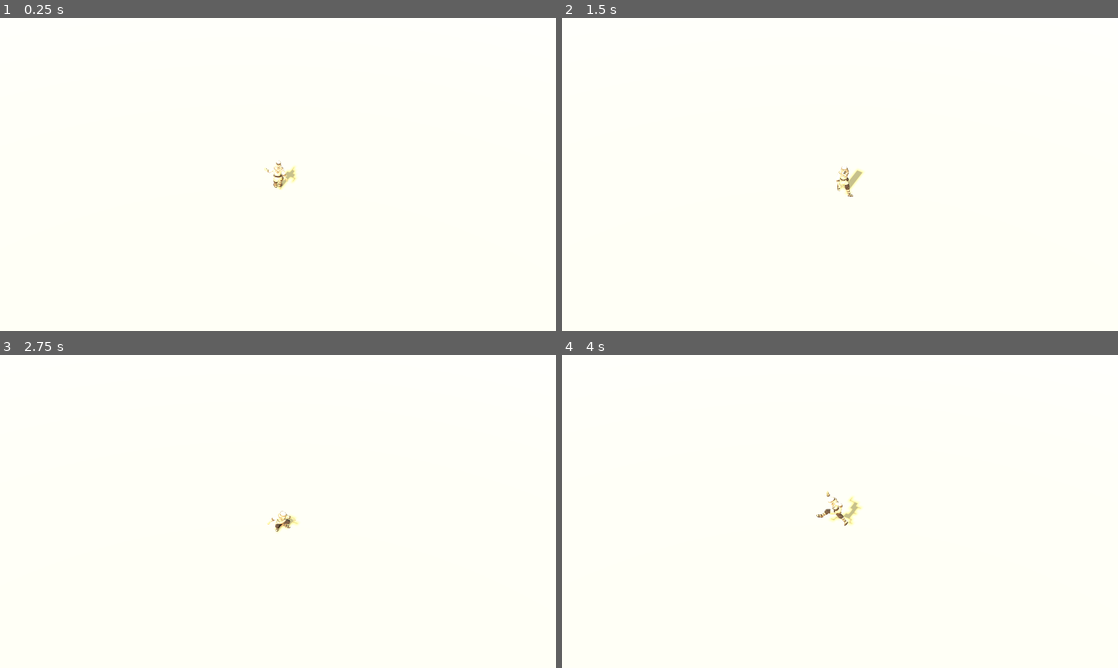
Above: before the commit, frames 1-4 (two rows, left to right).
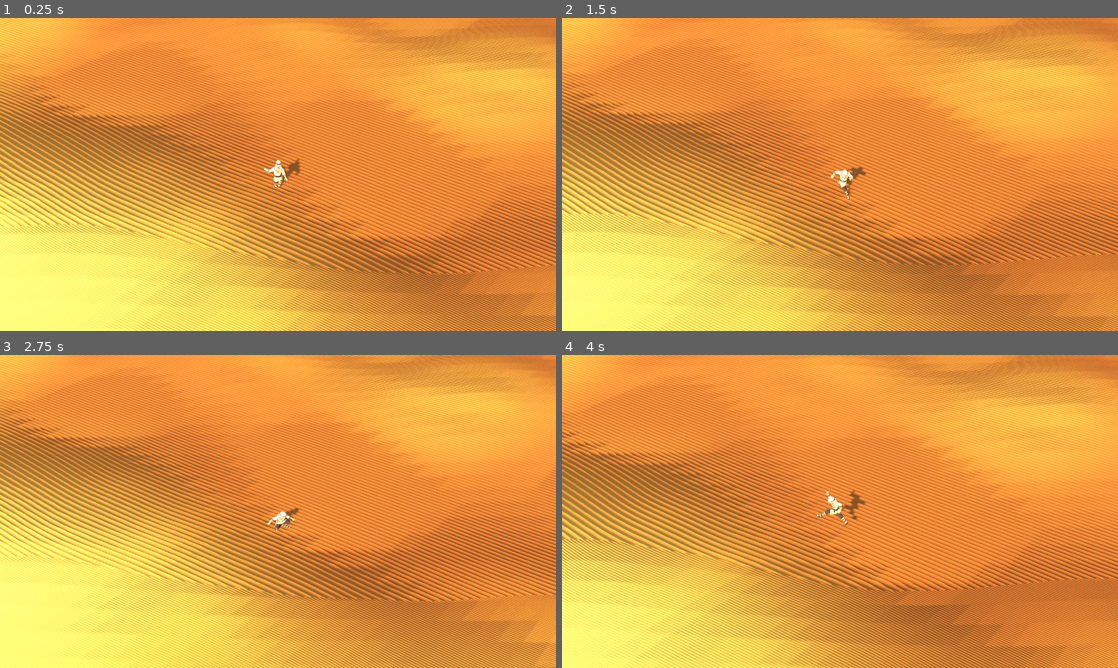
Above: after the commit, the same moments.

Repository: jmelvin92/shaiba
Game: Godot game, scene res://scenes/world/world.tscn
Same seed, same stepped clock (60 frames per second), same inputs: the game is played once before the commit and once after it.
Inputs (mouse positions are in pixels of both pictures, inside the frame that each line leads up to):
- Up to frame 1 (0.25 s): no input
- Up to frame 2 (1.5 s): move the mouse to (962, 158) at 0.52 s; hold D (move_right) 0.53-1.28 s; hold Mouse wheel up (camera_zoom_in) 0.53-1.28 s; tap Space (jump) at 0.77 s; move the mouse to (728, 190) at 1.27 s; hold S (move_down) from 1.28 s (still down); tap Mouse wheel down (camera_zoom_out) at 1.35 s
- Up to frame 3 (2.75 s): tap Space (jump) at 1.52 s; move the mouse to (333, 442) at 2.02 s; release S (move_down) at 2.03 s; hold D (move_right) from 2.03 s (still down); hold Ctrl (crouch) from 2.03 s (still down)
- Up to frame 4 (4 s): move the mouse to (812, 574) at 2.77 s; release D (move_right) at 2.78 s; release Ctrl (crouch) at 2.78 s; hold W (move_up) 2.78-3.53 s; tap Shift (sprint) at 2.85 s; tap Space (jump) at 3.02, 3.77 s; move the mouse to (1006, 558) at 3.52 s; hold A (move_left) from 3.53 s (still down); hold Mouse wheel up (camera_zoom_in) from 3.53 s (still down)

The runs differ from the first frame. In frame 1, 100% of the frame differs, in the area x 0-100%, y 0-100%; in frame 2, 100%; in frame 3, 100%; in frame 4, 100%.

Commit message:
Build chunked terrain: mesh+heightfield collision, sand shader, sync streaming
Co-Authored-By: Claude Fable 5 <noreply@anthropic.com>

Diff:
--- a/resources/terrain/desert.tres
+++ b/resources/terrain/desert.tres
@@ -10,18 +10,18 @@
 
 [sub_resource type="FastNoiseLite" id="FastNoiseLite_dune"]
 noise_type = 1
-frequency = 0.01
+frequency = 0.013
 fractal_octaves = 2
 fractal_gain = 0.35
 
 [sub_resource type="FastNoiseLite" id="FastNoiseLite_drift"]
 noise_type = 1
-frequency = 0.033
+frequency = 0.045
 fractal_type = 0
 
 [sub_resource type="FastNoiseLite" id="FastNoiseLite_ripple"]
 noise_type = 1
-frequency = 0.25
+frequency = 0.18
 fractal_type = 0
 
 [resource]
@@ -33,13 +33,13 @@
 drift_noise = SubResource("FastNoiseLite_drift")
 ripple_noise = SubResource("FastNoiseLite_ripple")
 base_amplitude = 3.0
-dune_amplitude = 5.0
+dune_amplitude = 6.5
 dune_sharpness = 1.35
-drift_amplitude = 0.5
-ripple_amplitude = 0.06
+drift_amplitude = 0.9
+ripple_amplitude = 0.09
 depth_floor = 0.15
 ripple_fade_depth = 0.5
 wind_yaw_degrees = 30.0
 wind_stretch = 0.4
-tone_full_depth = 4.0
-tone_dither = 0.08
+tone_full_depth = 3.0
+tone_dither = 0.15
--- /dev/null
+++ b/resources/terrain/sand_terrain_material.tres
@@ -0,0 +1,6 @@
+[gd_resource type="ShaderMaterial" load_steps=2 format=3]
+
+[ext_resource type="Shader" path="res://shaders/sand_terrain.gdshader" id="1_shader"]
+
+[resource]
+shader = ExtResource("1_shader")
--- a/scenes/player/player.gd
+++ b/scenes/player/player.gd
@@ -93,6 +93,11 @@
 ## Yaw of the viewing camera, radians. Input is rotated by this so "W" always
 ## means "away from the camera".
 var view_yaw: float = 0.0
+
+## Terrain query source for the deep-sand movement hooks, handed in by the
+## level. Stays null on levels without terrain (the graybox), which turns
+## every sand effect into a no-op.
+var _terrain: TerrainSettings = null
 
 @onready var _collision: CollisionShape3D = $Collision
 @onready var _capsule: CapsuleShape3D = _collision.shape
@@ -135,6 +140,11 @@
 	view_yaw = yaw
 
 
+## Called by a level that has terrain, so movement can feel the sand depth.
+func set_terrain(terrain: TerrainSettings) -> void:
+	_terrain = terrain
+
+
 func _physics_process(delta: float) -> void:
 	var input_vector: Vector2 = Input.get_vector(
 		"move_left", "move_right", "move_up", "move_down"
--- a/scenes/world/level_root.gd
+++ b/scenes/world/level_root.gd
@@ -11,6 +11,10 @@
 @export var player_path: NodePath = ^"Player"
 ## Direct child holding the gameplay camera.
 @export var camera_rig_path: NodePath = ^"CameraRig"
+## Direct child streaming the terrain, if this level has one. Levels without
+## terrain (the graybox) leave the node out and everything below is skipped —
+## the player's sand hooks then stay inert.
+@export var chunk_manager_path: NodePath = ^"ChunkManager"
 
 
 func _ready() -> void:
@@ -23,3 +27,20 @@
 	camera_rig.yaw_changed.connect(player.set_view_yaw)
 	player.set_view_yaw(camera_rig.get_yaw())
 	camera_rig.set_target(player)
+
+	var chunk_manager: ChunkManager = get_node_or_null(chunk_manager_path) as ChunkManager
+	if chunk_manager == null:
+		return
+
+	# set_tracked builds the spawn chunks before returning, so the ground's
+	# collision exists before the first physics tick; only then is the player
+	# seated on the actual surface (which may sit metres above y = 0).
+	chunk_manager.set_tracked(player)
+	var terrain: TerrainSettings = chunk_manager.get_terrain()
+	if terrain == null:
+		return
+	player.set_terrain(terrain)
+	var spawn_xz: Vector2 = Vector2(player.global_position.x, player.global_position.z)
+	player.global_position.y = terrain.get_surface_height(spawn_xz) + 0.1
+	player.reset_physics_interpolation()
+	camera_rig.snap_to_target()
--- /dev/null
+++ b/scenes/world/terrain/chunk_manager.gd
@@ -0,0 +1,99 @@
+class_name ChunkManager
+extends Node3D
+## Streams the desert around a tracked node (the player).
+##
+## Owns every live [TerrainChunk] as a direct child. Each frame it makes sure
+## all chunks within [member load_radius] of the tracked node's chunk exist and
+## frees everything beyond [member unload_radius] — the gap between the two
+## keeps a chunk from thrashing in and out while the player walks the border.
+##
+## A node inside the level scene, not an autoload (docs/ARCHITECTURE.md): the
+## level that owns it calls [method set_tracked] once, and hands the terrain to
+## whoever else needs it via [method get_terrain].
+
+const CHUNK_SCENE: PackedScene = preload("res://scenes/world/terrain/terrain_chunk.tscn")
+
+## The desert's noise fields and tunables — normally resources/terrain/desert.tres.
+@export var settings: TerrainSettings
+## Chunks kept loaded in every direction from the player's chunk (2 ⇒ 5×5).
+@export_range(1, 8) var load_radius: int = 2
+## Distance in chunks beyond which a loaded chunk is freed. Must exceed
+## load_radius or border chunks load and unload every step.
+@export_range(2, 10) var unload_radius: int = 3
+
+## Live chunks by chunk coordinate.
+var _chunks: Dictionary = {}
+var _tracked: Node3D = null
+
+
+func _ready() -> void:
+	if settings == null:
+		push_warning("ChunkManager: no TerrainSettings assigned; terrain disabled.")
+		set_process(false)
+		return
+	# Fetched through the tree rather than by the `Game` identifier so this
+	# script still compiles under `--check-only`, which runs without autoloads.
+	var game: Node = get_node_or_null(^"/root/Game")
+	if game == null:
+		push_warning("ChunkManager: Game autoload missing; seeding terrain with 0.")
+		settings.setup(0)
+		return
+	settings.setup(game.world_seed)
+
+
+## Called by the owning level. Synchronously builds the chunks around the
+## target before returning, so its collision exists before the first physics
+## tick — the level can then seat the target on the surface with no falling.
+func set_tracked(target: Node3D) -> void:
+	_tracked = target
+	if settings == null:
+		return
+	_load_missing(_chunk_coord(target.global_position))
+
+
+func get_terrain() -> TerrainSettings:
+	return settings
+
+
+func _process(_delta: float) -> void:
+	if _tracked == null:
+		return
+	var center: Vector2i = _chunk_coord(_tracked.global_position)
+	_load_missing(center)
+	_unload_distant(center)
+
+
+## World position → chunk coordinate.
+func _chunk_coord(world_position: Vector3) -> Vector2i:
+	var span: float = float(settings.chunk_size) * settings.cell_size
+	return Vector2i(
+		int(floorf(world_position.x / span)),
+		int(floorf(world_position.z / span))
+	)
+
+
+func _load_missing(center: Vector2i) -> void:
+	for dz: int in range(-load_radius, load_radius + 1):
+		for dx: int in range(-load_radius, load_radius + 1):
+			var coord: Vector2i = center + Vector2i(dx, dz)
+			if not _chunks.has(coord):
+				_spawn(TerrainChunk.build_data(settings, coord))
+
+
+func _unload_distant(center: Vector2i) -> void:
+	for coord: Vector2i in _chunks.keys():
+		var offset: Vector2i = (coord as Vector2i) - center
+		if maxi(absi(offset.x), absi(offset.y)) > unload_radius:
+			(_chunks[coord] as TerrainChunk).queue_free()
+			_chunks.erase(coord)
+
+
+func _spawn(data: TerrainChunk.BuildData) -> void:
+	var chunk: TerrainChunk = CHUNK_SCENE.instantiate() as TerrainChunk
+	var span: float = float(settings.chunk_size) * settings.cell_size
+	chunk.position = Vector3(data.coord.x * span, 0.0, data.coord.y * span)
+	add_child(chunk)
+	chunk.apply(data)
+	# Runtime-added nodes otherwise interpolate in from the origin for a frame.
+	chunk.reset_physics_interpolation()
+	_chunks[data.coord] = chunk
--- /dev/null
+++ b/scenes/world/terrain/terrain_chunk.gd
@@ -0,0 +1,145 @@
+class_name TerrainChunk
+extends StaticBody3D
+## One 64 m square of desert: terrain mesh + heightfield collision.
+##
+## The expensive half of a chunk's life happens off the main thread:
+## [method build_data] is a pure static function — no tree access, no shared
+## state beyond read-only [TerrainSettings] — that a WorkerThreadPool task can
+## run to produce a finished mesh and collision shape. The cheap half,
+## [method apply], runs on the main thread when the chunk enters the tree.
+##
+## Collision is a [HeightMapShape3D] built from the same samples as the mesh,
+## and the mesh's cells are split along the same diagonal the physics engine
+## uses ((x+1, z) → (x, z+1)), so collision and visuals are the same surface.
+## tools/verify_terrain.gd --collision audits exactly that.
+
+## Everything a worker thread produces for one chunk. Small and immutable-by-
+## convention: built off-thread, read once on the main thread.
+class BuildData:
+	extends RefCounted
+
+	var coord: Vector2i
+	var mesh: ArrayMesh
+	var shape: HeightMapShape3D
+	## Where the collision shape sits in chunk-local space: HeightMapShape3D is
+	## centred on its owner, while the mesh spans [0, size] from the chunk origin.
+	var collision_offset: Vector3
+
+
+@onready var _mesh_instance: MeshInstance3D = $Mesh
+@onready var _collision: CollisionShape3D = $Collision
+
+
+## Builds one chunk's mesh and collision from the noise fields. Safe to call
+## from any thread once [param settings] has been seeded.
+static func build_data(settings: TerrainSettings, coord: Vector2i) -> BuildData:
+	var cells: int = settings.chunk_size
+	var n: int = cells + 1
+	var cell: float = settings.cell_size
+
+	var heights: PackedFloat32Array = []
+	heights.resize(n * n)
+	var vertices: PackedVector3Array = []
+	vertices.resize(n * n)
+	var colors: PackedColorArray = []
+	colors.resize(n * n)
+
+	var shadow: Color = _palette_color("sand_shadow")
+	var mid: Color = _palette_color("sand_mid")
+	var light: Color = _palette_color("sand_light")
+
+	for j: int in range(n):
+		# World coordinates derive from *global integer* grid indices, so the
+		# vertices a chunk shares with its neighbour are bit-identical and the
+		# seam cannot open. Never accumulate floats from the chunk origin.
+		var gz: int = coord.y * cells + j
+		var wz: float = float(gz) * cell
+		for i: int in range(n):
+			var gx: int = coord.x * cells + i
+			var wx: float = float(gx) * cell
+			var at: Vector2 = Vector2(wx, wz)
+
+			var height: float = settings.get_surface_height(at)
+			var index: int = j * n + i
+			heights[index] = height
+			vertices[index] = Vector3(float(i) * cell, height, float(j) * cell)
+
+			# Dither is sampled at roughly a sixth of the ripple frequency so it
+			# reads as broad patches of lighter and darker sand, not per-vertex
+			# speckle that averages away at the gameplay camera.
+			var depth_norm: float = settings.get_normalized_depth(at)
+			var tone: float = depth_norm + settings.tone_dither * settings.ripple_noise.get_noise_2d(
+				wx * 0.35 + 511.0, wz * 0.35 - 511.0
+			)
+			tone = clampf(tone, 0.0, 1.0)
+			var rgb: Color
+			if tone < 0.5:
+				rgb = shadow.lerp(mid, tone * 2.0)
+			else:
+				rgb = mid.lerp(light, tone * 2.0 - 1.0)
+			# The blend happens in sRGB (that is what the palette values are),
+			# then converts, because vertex COLOR reaches the shader raw where a
+			# StandardMaterial3D albedo would be converted by the engine.
+			var color: Color = rgb.srgb_to_linear()
+			# Alpha carries normalised sand depth — Phase 5's per-fragment cap
+			# on footprint depth. Deliberately the un-dithered value.
+			color.a = depth_norm
+			colors[index] = color
+
+	var indices: PackedInt32Array = []
+	indices.resize(cells * cells * 6)
+	var cursor: int = 0
+	for j: int in range(cells):
+		for i: int in range(cells):
+			var v00: int = j * n + i
+			var v10: int = v00 + 1
+			var v01: int = v00 + n
+			var v11: int = v01 + 1
+			# Both triangles share the (x+1, z) → (x, z+1) diagonal, matching
+			# HeightMapShape3D's own triangulation.
+			indices[cursor] = v00
+			indices[cursor + 1] = v10
+			indices[cursor + 2] = v01
+			indices[cursor + 3] = v10
+			indices[cursor + 4] = v11
+			indices[cursor + 5] = v01
+			cursor += 6
+
+	var arrays: Array = []
+	arrays.resize(Mesh.ARRAY_MAX)
+	arrays[Mesh.ARRAY_VERTEX] = vertices
+	arrays[Mesh.ARRAY_COLOR] = colors
+	arrays[Mesh.ARRAY_INDEX] = indices
+	var mesh: ArrayMesh = ArrayMesh.new()
+	mesh.add_surface_from_arrays(Mesh.PRIMITIVE_TRIANGLES, arrays)
+
+	var shape: HeightMapShape3D = HeightMapShape3D.new()
+	shape.map_width = n
+	shape.map_depth = n
+	shape.map_data = heights
+
+	var data: BuildData = BuildData.new()
+	data.coord = coord
+	data.mesh = mesh
+	data.shape = shape
+	# The heightmap's samples are centred on the shape's origin; the mesh spans
+	# [0, cells × cell] from the chunk origin. Half the span reconciles them.
+	var half: float = float(cells) * cell * 0.5
+	data.collision_offset = Vector3(half, 0.0, half)
+	return data
+
+
+## Installs a finished build on this chunk. Main thread only.
+func apply(data: BuildData) -> void:
+	_mesh_instance.mesh = data.mesh
+	_collision.shape = data.shape
+	_collision.position = data.collision_offset
+
+
+## The palette .tres files are the single source of truth for sand tones; the
+## builder reads them rather than repeating hex values.
+static func _palette_color(palette_name: String) -> Color:
+	var material: StandardMaterial3D = load(
+		"res://resources/palette/%s.tres" % palette_name
+	) as StandardMaterial3D
+	return material.albedo_color
--- /dev/null
+++ b/scenes/world/terrain/terrain_chunk.tscn
@@ -0,0 +1,14 @@
+[gd_scene load_steps=3 format=3]
+
+[ext_resource type="Script" path="res://scenes/world/terrain/terrain_chunk.gd" id="1_chunk"]
+[ext_resource type="Material" path="res://resources/terrain/sand_terrain_material.tres" id="2_material"]
+
+[node name="TerrainChunk" type="StaticBody3D"]
+collision_layer = 1
+collision_mask = 0
+script = ExtResource("1_chunk")
+
+[node name="Mesh" type="MeshInstance3D" parent="."]
+material_override = ExtResource("2_material")
+
+[node name="Collision" type="CollisionShape3D" parent="."]
--- a/scenes/world/world.tscn
+++ b/scenes/world/world.tscn
@@ -1,33 +1,22 @@
-[gd_scene load_steps=8 format=3]
+[gd_scene load_steps=7 format=3]
 
 [ext_resource type="Script" path="res://scenes/world/level_root.gd" id="1_level"]
 [ext_resource type="PackedScene" path="res://scenes/world/desert_environment.tscn" id="2_env"]
-[ext_resource type="Material" path="res://resources/palette/sand_mid.tres" id="3_sand"]
-[ext_resource type="PackedScene" path="res://scenes/player/player.tscn" id="4_player"]
-[ext_resource type="PackedScene" path="res://scenes/camera/camera_rig.tscn" id="5_camera"]
-
-[sub_resource type="PlaneMesh" id="PlaneMesh_ground"]
-material = ExtResource("3_sand")
-size = Vector2(50, 50)
-
-[sub_resource type="BoxShape3D" id="BoxShape3D_ground"]
-size = Vector3(50, 1, 50)
+[ext_resource type="Script" path="res://scenes/world/terrain/chunk_manager.gd" id="3_chunks"]
+[ext_resource type="Resource" path="res://resources/terrain/desert.tres" id="4_desert"]
+[ext_resource type="PackedScene" path="res://scenes/player/player.tscn" id="5_player"]
+[ext_resource type="PackedScene" path="res://scenes/camera/camera_rig.tscn" id="6_camera"]
 
 [node name="World" type="Node3D"]
 script = ExtResource("1_level")
 
 [node name="DesertEnvironment" parent="." instance=ExtResource("2_env")]
 
-[node name="Ground" type="StaticBody3D" parent="."]
+[node name="ChunkManager" type="Node3D" parent="."]
+script = ExtResource("3_chunks")
+settings = ExtResource("4_desert")
 
-[node name="Mesh" type="MeshInstance3D" parent="Ground"]
-mesh = SubResource("PlaneMesh_ground")
-
-[node name="Collision" type="CollisionShape3D" parent="Ground"]
-transform = Transform3D(1, 0, 0, 0, 1, 0, 0, 0, 1, 0, -0.5, 0)
-shape = SubResource("BoxShape3D_ground")
-
-[node name="Player" parent="." instance=ExtResource("4_player")]
+[node name="Player" parent="." instance=ExtResource("5_player")]
 transform = Transform3D(1, 0, 0, 0, 1, 0, 0, 0, 1, 0, 0.1, 0)
 
-[node name="CameraRig" parent="." instance=ExtResource("5_camera")]
+[node name="CameraRig" parent="." instance=ExtResource("6_camera")]
--- /dev/null
+++ b/shaders/sand_terrain.gdshader
@@ -0,0 +1,18 @@
+// Sand terrain surface. Albedo comes from per-vertex palette tones baked by
+// the chunk builder; the faceted low-poly look comes from computing the
+// normal per-pixel from screen-space derivatives, which makes every triangle
+// a flat facet without duplicating vertices per face. Because the normal is
+// derived from the rendered position, it stays correct for any vertex
+// displacement — Phase 5's footprint deformation plugs into vertex() and the
+// lighting follows for free.
+//
+// COLOR.a carries normalised sand depth (0 = hard ground, 1 = deepest sand).
+// Unused here; Phase 5 caps footprint depth with it per-fragment.
+shader_type spatial;
+
+void fragment() {
+	ALBEDO = COLOR.rgb;
+	ROUGHNESS = 1.0;
+	METALLIC = 0.0;
+	NORMAL = normalize(cross(dFdy(VERTEX), dFdx(VERTEX)));
+}
--- /dev/null
+++ b/tools/shoot_terrain.gd
@@ -0,0 +1,103 @@
+extends SceneTree
+## Screenshots the desert at terrain spots chosen from the noise field itself:
+## the spawn, the deepest sand, exposed hard ground, and the steepest slope in
+## a 1.2 km square. Needs a visible window (macOS stops drawing occluded
+## windows — see CLAUDE.md), so run it *without* --headless and focus the
+## window right after launch:
+##
+##   Godot --path . --script res://tools/shoot_terrain.gd -- <outdir> [zoom]
+
+const SEARCH_EXTENT: float = 600.0
+const SEARCH_STEP: float = 10.0
+
+var _outdir: String = ""
+
+
+func _init() -> void:
+	process_frame.connect(_start)
+
+
+func _start() -> void:
+	process_frame.disconnect(_start)
+	await _run()
+	quit(0)
+
+
+func _run() -> void:
+	var args: PackedStringArray = OS.get_cmdline_user_args()
+	if args.is_empty():
+		push_error("usage: -- <outdir> [zoom]")
+		return
+	_outdir = args[0]
+	DirAccess.make_dir_recursive_absolute(_outdir)
+
+	var level: Node3D = (load("res://scenes/world/world.tscn") as PackedScene).instantiate() as Node3D
+	if args.size() > 1:
+		var rig_node: CameraRig = level.find_child("CameraRig", true, false) as CameraRig
+		rig_node.zoom_distance = float(args[1])
+	root.add_child(level)
+	await physics_frame
+
+	var player: Player = level.find_child("Player", true, false) as Player
+	var rig: CameraRig = level.find_child("CameraRig", true, false) as CameraRig
+	var manager: ChunkManager = level.find_child("ChunkManager", true, false) as ChunkManager
+	var terrain: TerrainSettings = manager.get_terrain()
+
+	# A moment for the window to be focused before the first capture.
+	for _i: int in range(90):
+		await physics_frame
+
+	var spots: Dictionary = _find_spots(terrain)
+	for spot_name: String in spots:
+		var at: Vector2 = spots[spot_name]
+		player.global_position = Vector3(
+			at.x, terrain.get_surface_height(at) + 0.1, at.y
+		)
+		player.reset_physics_interpolation()
+		rig.snap_to_target()
+		for _i: int in range(45):
+			await physics_frame
+		await RenderingServer.frame_post_draw
+		var image: Image = root.get_viewport().get_texture().get_image()
+		var path: String = _outdir.path_join("terrain_%s.png" % spot_name)
+		image.save_png(path)
+		print("saved ", path)
+
+
+## Scans the field for the most characteristic spots of each kind.
+func _find_spots(terrain: TerrainSettings) -> Dictionary:
+	var deepest: Vector2 = Vector2.ZERO
+	var deepest_depth: float = -1.0
+	var barest: Vector2 = Vector2.ZERO
+	var barest_depth: float = INF
+	var steepest: Vector2 = Vector2.ZERO
+	var steepest_slope: float = -1.0
+	var at: Vector2 = Vector2.ZERO
+	for x: float in range(-SEARCH_EXTENT, SEARCH_EXTENT, SEARCH_STEP):
+		for z: float in range(-SEARCH_EXTENT, SEARCH_EXTENT, SEARCH_STEP):
+			at = Vector2(x, z)
+			var depth: float = terrain.get_sand_depth(at)
+			if depth > deepest_depth:
+				deepest_depth = depth
+				deepest = at
+			if depth < barest_depth:
+				barest_depth = depth
+				barest = at
+			var dx: float = terrain.get_surface_height(at + Vector2(0.5, 0.0)) \
+				- terrain.get_surface_height(at - Vector2(0.5, 0.0))
+			var dz: float = terrain.get_surface_height(at + Vector2(0.0, 0.5)) \
+				- terrain.get_surface_height(at - Vector2(0.0, 0.5))
+			var slope: float = dx * dx + dz * dz
+			if slope > steepest_slope:
+				steepest_slope = slope
+				steepest = at
+	print(
+		"spots: deepest %.1f m at %s, barest %.2f m at %s, steepest at %s"
+		% [deepest_depth, deepest, barest_depth, barest, steepest]
+	)
+	return {
+		"spawn": Vector2.ZERO,
+		"deep_dune": deepest,
+		"hard_ground": barest,
+		"steep_slope": steepest,
+	}
--- a/tools/verify_terrain.gd
+++ b/tools/verify_terrain.gd
@@ -30,7 +30,7 @@
 
 func _start() -> void:
 	process_frame.disconnect(_start)
-	_run()
+	await _run()
 	print("")
 	if _failures.is_empty():
 		print("verify_terrain: all checks passed")
@@ -45,8 +45,12 @@
 	var args: PackedStringArray = OS.get_cmdline_user_args()
 	if args.is_empty():
 		_determinism()
+		_seams()
 		_slope_audit()
 		_depth_sanity()
+		return
+	if args.has("--collision"):
+		await _collision_audit()
 		return
 	push_error("verify_terrain: unknown mode %s" % " ".join(args))
 	_failures.append("unknown mode: " + " ".join(args))
@@ -95,6 +99,29 @@
 	hasher.start(HashingContext.HASH_MD5)
 	hasher.update(first.to_byte_array())
 	print("world hash (seed %d): %s" % [seed_value, hasher.finish().hex_encode()])
+
+
+## Neighbouring chunks must produce bit-identical heights and colours along
+## their shared edge — the builder samples global integer grid indices, so any
+## difference means a float path diverged and a seam would open.
+func _seams() -> void:
+	var settings: TerrainSettings = _fresh_settings(_world_seed())
+	var n: int = settings.chunk_size + 1
+	var origin: TerrainChunk.BuildData = TerrainChunk.build_data(settings, Vector2i.ZERO)
+	var east: TerrainChunk.BuildData = TerrainChunk.build_data(settings, Vector2i(1, 0))
+	var south: TerrainChunk.BuildData = TerrainChunk.build_data(settings, Vector2i(0, 1))
+
+	var mismatches: int = 0
+	for j: int in range(n):
+		if origin.shape.map_data[j * n + (n - 1)] != east.shape.map_data[j * n]:
+			mismatches += 1
+	for i: int in range(n):
+		if origin.shape.map_data[(n - 1) * n + i] != south.shape.map_data[i]:
+			mismatches += 1
+	if mismatches > 0:
+		_fail("seams: %d shared-edge height samples differ between neighbours" % mismatches)
+	else:
+		print("seams: shared edges bit-identical across neighbours")
 
 
 func _slope_audit() -> void:
@@ -127,6 +154,85 @@
 			"slope audit: %.2f deg at (%.0f, %.0f) exceeds the %.0f deg limit"
 			% [worst, worst_at.x, worst_at.y, SLOPE_LIMIT_DEG]
 		)
+
+
+## Instances the real world scene and rains rays on the loaded chunks.
+##
+## Two comparisons per hit, answering two different questions:
+## - against this script's reimplementation of the mesh's own triangle
+##   interpolation: near-zero iff HeightMapShape3D triangulates its cells
+##   along the same diagonal the visual mesh uses. This is the check that
+##   collision *is* the surface the player sees.
+## - against the analytic field: bounded by the field's curvature across one
+##   cell — the documented error of sampling TerrainSettings between vertices.
+func _collision_audit() -> void:
+	var level: Node3D = (load("res://scenes/world/world.tscn") as PackedScene).instantiate() as Node3D
+	root.add_child(level)
+	await physics_frame
+	await physics_frame
+
+	var manager: ChunkManager = level.find_child("ChunkManager", true, false) as ChunkManager
+	if manager == null:
+		_fail("collision: world.tscn has no ChunkManager")
+		return
+	var settings: TerrainSettings = manager.get_terrain()
+	var space: PhysicsDirectSpaceState3D = level.get_world_3d().direct_space_state
+
+	var rng: RandomNumberGenerator = RandomNumberGenerator.new()
+	rng.seed = 3
+	var worst_mesh: float = 0.0
+	var worst_field: float = 0.0
+	var misses: int = 0
+	for _i: int in range(2000):
+		var at: Vector2 = Vector2(rng.randf_range(-100.0, 100.0), rng.randf_range(-100.0, 100.0))
+		var query: PhysicsRayQueryParameters3D = PhysicsRayQueryParameters3D.create(
+			Vector3(at.x, 50.0, at.y), Vector3(at.x, -50.0, at.y), 1
+		)
+		var hit: Dictionary = space.intersect_ray(query)
+		if hit.is_empty():
+			misses += 1
+			continue
+		var hit_y: float = (hit["position"] as Vector3).y
+		worst_mesh = maxf(worst_mesh, absf(hit_y - _mesh_height(settings, at)))
+		worst_field = maxf(worst_field, absf(hit_y - settings.get_surface_height(at)))
+
+	print(
+		"collision: worst vs mesh %.4f m, worst vs analytic field %.4f m, %d/2000 rays missed"
+		% [worst_mesh, worst_field, misses]
+	)
+	if misses > 0:
+		_fail("collision: %d rays found no ground inside the loaded radius" % misses)
+	if worst_mesh > 0.005:
+		_fail(
+			"collision: %.4f m off the visual mesh — HeightMapShape3D is not "
+			% worst_mesh
+			+ "triangulating the diagonal the mesh uses"
+		)
+	if worst_field > 0.08:
+		_fail("collision: %.4f m off the analytic field (curvature bound blown)" % worst_field)
+
+	level.queue_free()
+	await physics_frame
+
+
+## The visual mesh's own piecewise-linear height at [param at]: bilinear cell
+## lookup with the cell split along the (x+1, z) → (x, z+1) diagonal, exactly
+## as terrain_chunk.gd builds it.
+func _mesh_height(settings: TerrainSettings, at: Vector2) -> float:
+	var cell: float = settings.cell_size
+	var gx: float = at.x / cell
+	var gz: float = at.y / cell
+	var ix: float = floorf(gx)
+	var iz: float = floorf(gz)
+	var u: float = gx - ix
+	var v: float = gz - iz
+	var h00: float = settings.get_surface_height(Vector2(ix * cell, iz * cell))
+	var h10: float = settings.get_surface_height(Vector2((ix + 1.0) * cell, iz * cell))
+	var h01: float = settings.get_surface_height(Vector2(ix * cell, (iz + 1.0) * cell))
+	var h11: float = settings.get_surface_height(Vector2((ix + 1.0) * cell, (iz + 1.0) * cell))
+	if u + v <= 1.0:
+		return h00 + u * (h10 - h00) + v * (h01 - h00)
+	return h11 + (1.0 - u) * (h01 - h11) + (1.0 - v) * (h10 - h11)
 
 
 func _depth_sanity() -> void:
Not shown, added: scenes/world/terrain/chunk_manager.gd.uid
Not shown, added: scenes/world/terrain/terrain_chunk.gd.uid
Not shown, added: shaders/sand_terrain.gdshader.uid
